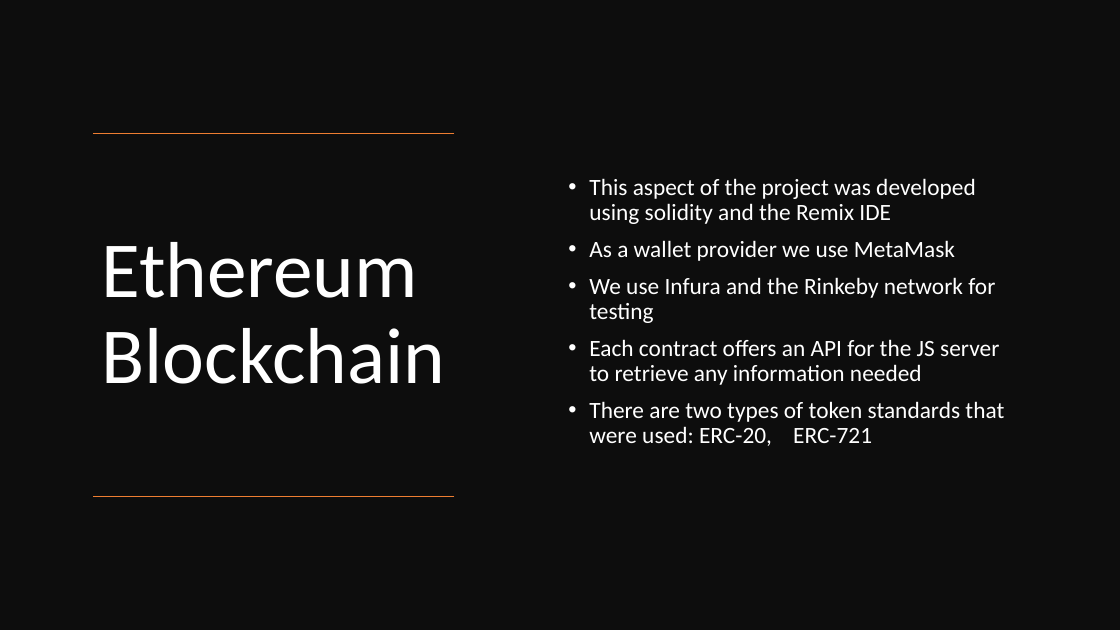
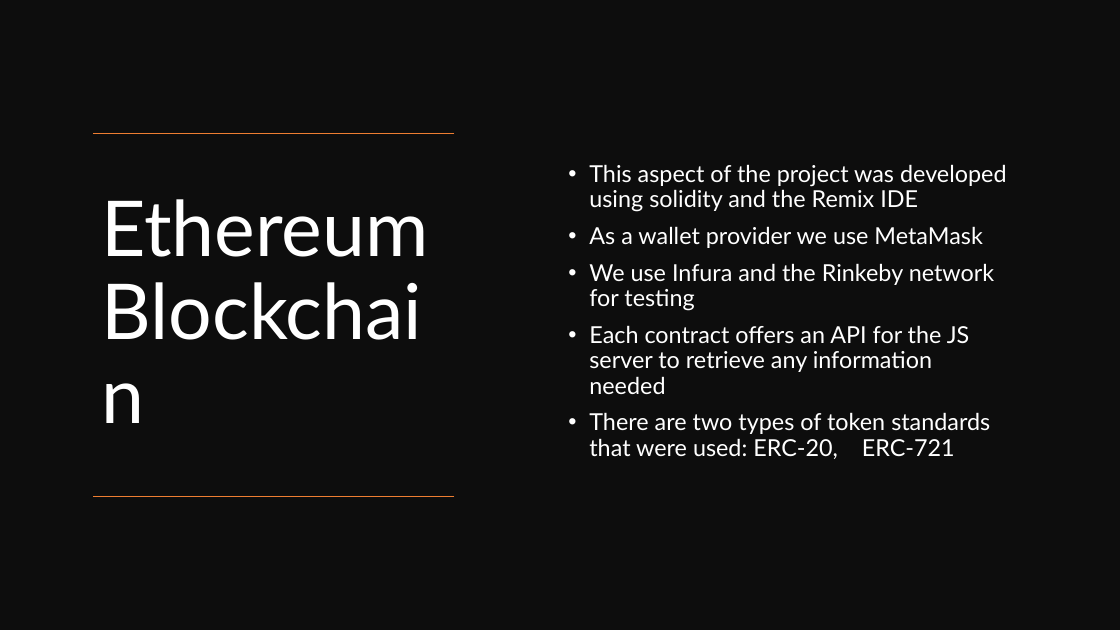
Before and after one commit to mmlab-aueb/blockchain-mobile-game-BSc, a slide deck: slide 15 of Game_Presentation.pptx (slide 14 before the commit). Drawn at 1120x630 pixels with LibreOffice and Linux fonts; fonts in the diff are those of the drawing. Boxes give left, top, right and bottom in pixels: in the first picture for what was removed or moved away, otherwise in the second. Text is boxed around its words. In the diff, an @@ line names an element or a change of style, - is before the commit and + after.

```diff
--- a/Game_Presentation.pptx
+++ b/Game_Presentation.pptx
@@ text "This aspect of the project ..." at box(589, 164, 1007, 459): font Calibri to Lato @@
@@ title "Ethereum Blockchain" at box(102, 199, 429, 257): size 68 to 66 pt, font Calibri to Lato @@
```
Also in this commit, not shown: 12 other slides changed, 1 slide added.
